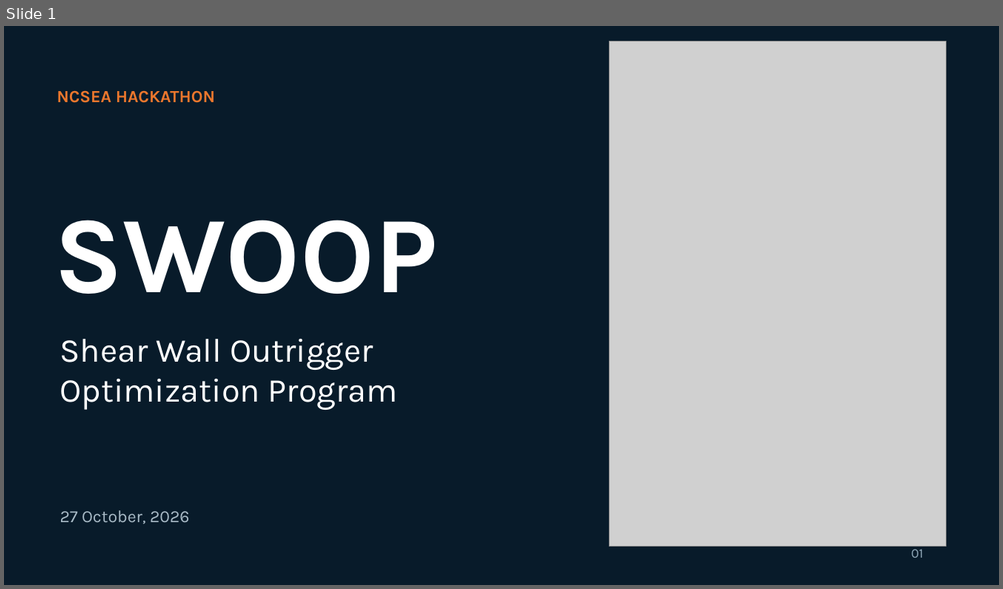
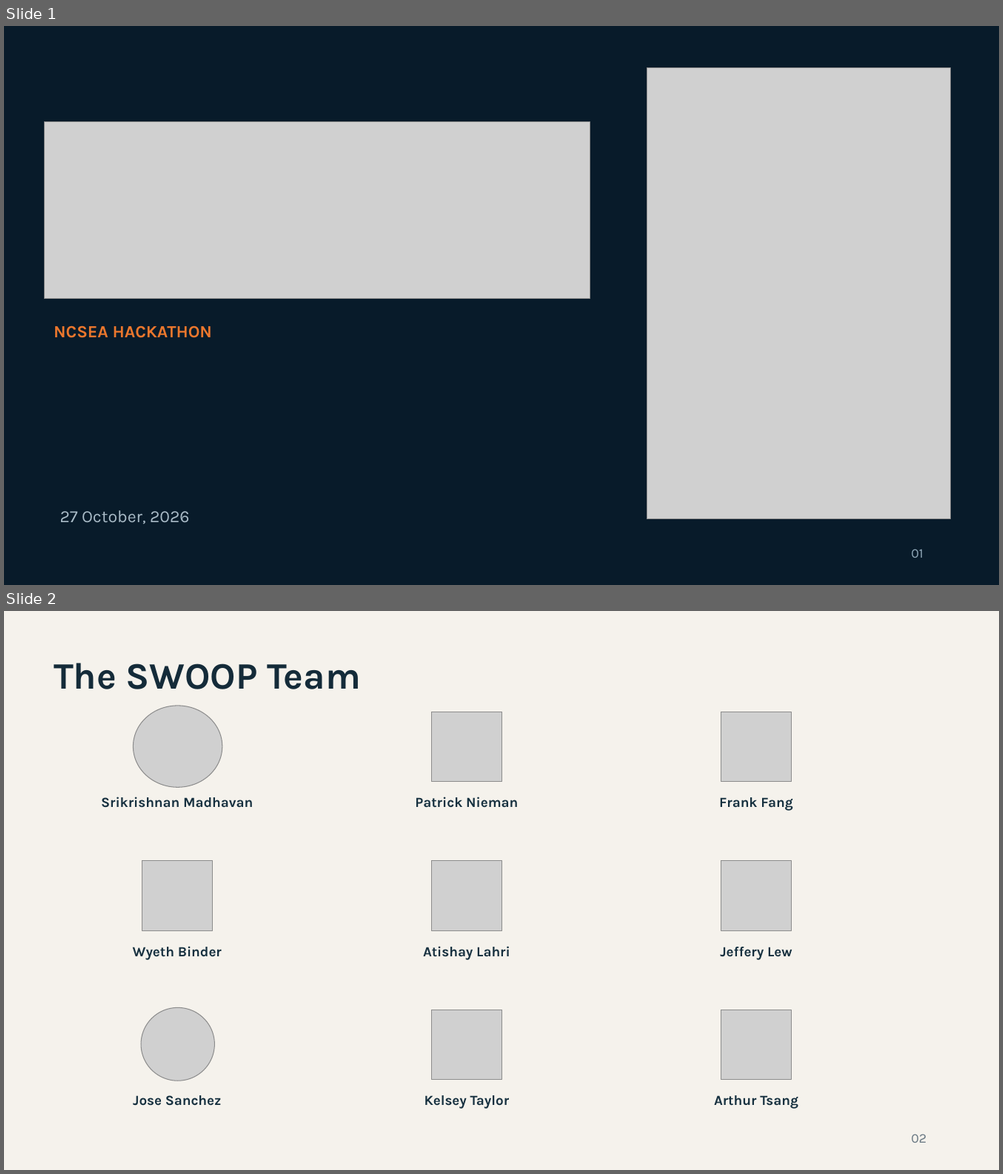
Before and after one commit to shearload/se-hackathon-point-tower, a slide deck: powerpoint/SWOOP_Presentation_Template.pptx. Shown one above the other, each under a label of ours: slide 1 before the commit, slides 1 and 2 after it. The pictures are 1003x589 and 1003x1174 pixels, drawn with LibreOffice and Linux fonts; fonts in the diff are those of the drawing; grey boxes stand for pictures. Boxes give left, top, right and bottom in pixels: in the first picture for what was removed or moved away, otherwise in the second. Text is boxed around its words. In the diff, an @@ line names an element or a change of style, - is before the commit and + after.

```diff
--- a/powerpoint/SWOOP_Presentation_Template.pptx
+++ b/powerpoint/SWOOP_Presentation_Template.pptx
@@ slide 2 added at (4,611,999,1170), background #F5F2EC @@
@@ text added at (54,663,361,689), 36 pt, text #142B39, bold @@
+The SWOOP Team
@@ picture added at (133,706,222,788) @@
@@ picture added at (432,712,502,782) @@
@@ picture added at (721,712,791,782) @@
@@ text added at (101,797,253,808), 13.5 pt, text #16303F, bold @@
+Srikrishnan Madhavan
@@ text added at (415,797,518,808), 13.5 pt, text #16303F, bold @@
+Patrick Nieman
@@ text added at (719,797,793,811), 13.5 pt, text #16303F, bold @@
+Frank Fang
@@ picture added at (142,861,212,931) @@
@@ picture added at (432,861,502,931) @@
@@ picture added at (721,861,791,931) @@
@@ text added at (133,946,222,960), 13.5 pt, text #16303F, bold @@
+Wyeth Binder
@@ text added at (423,946,510,960), 13.5 pt, text #16303F, bold @@
+Atishay Lahri
@@ text added at (720,947,792,960), 13.5 pt, text #16303F, bold @@
+Jeffery Lew
@@ picture added at (142,1008,215,1081) @@
@@ picture added at (432,1010,502,1080) @@
@@ picture added at (721,1010,791,1080) @@
@@ text added at (133,1096,222,1106), 13.5 pt, text #16303F, bold @@
+Jose Sanchez
@@ text added at (424,1096,509,1109), 13.5 pt, text #16303F, bold @@
+Kelsey Taylor
@@ text added at (714,1096,798,1109), 13.5 pt, text #16303F, bold @@
+Arthur Tsang
@@ text added at (910,1134,926,1143), 12.8 pt, text #687782 @@
+02
@@ slide 1 changed as well @@
@@ picture: place and size @@
-picture at (609,42,945,547)
+picture at (646,67,950,519)
@@ picture added at (44,122,589,299) @@
@@ text removed at (54,220,437,294) @@
-SWOOP
@@ text "NCSEA HACKATHON": place and size @@
-text "NCSEA HACKATHON" at (57,90,215,103)
+text "NCSEA HACKATHON" at (54,326,212,338)
@@ text removed at (60,339,398,410) @@
-Shear Wall Outrigger
-Optimization Program
```
Also in this commit, not shown: 3 other slides changed, 6 other slides added, 8 slides removed.
